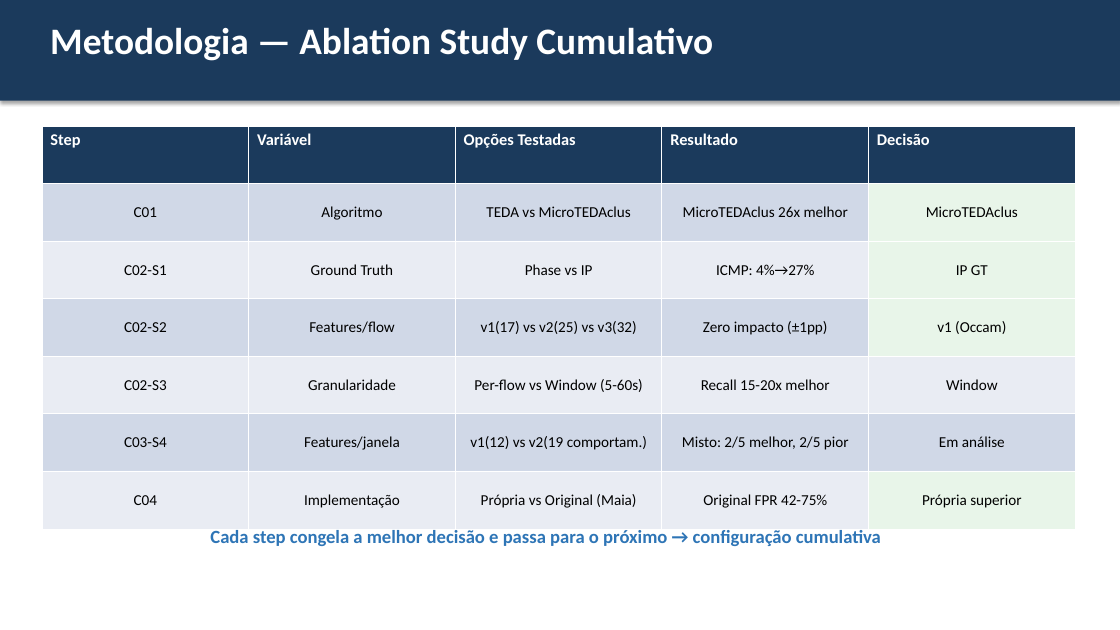
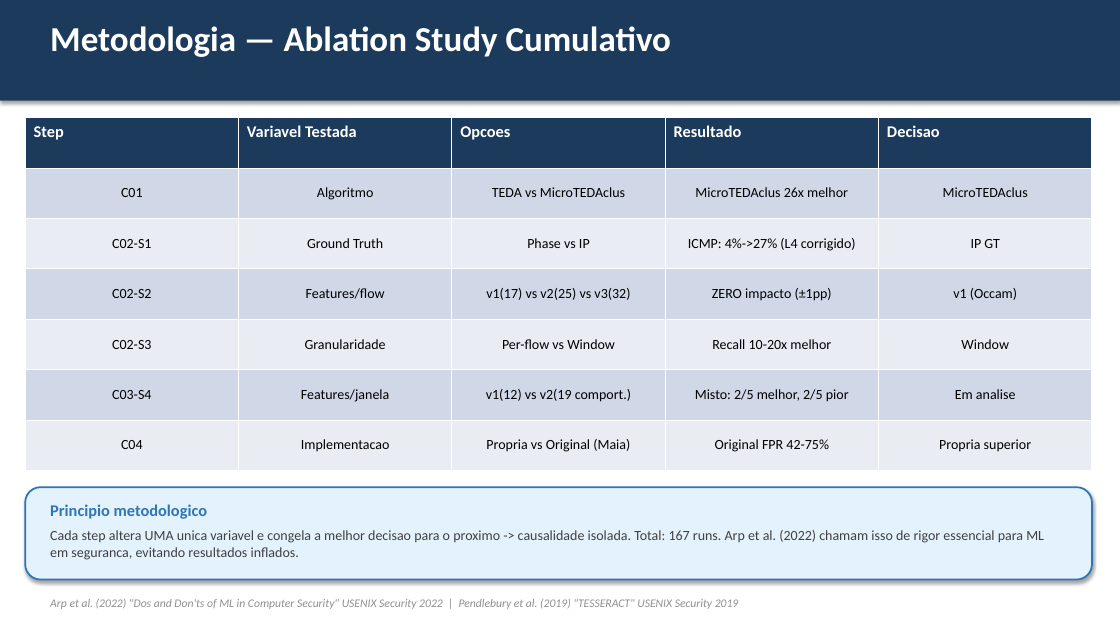
Before and after one commit to agvicente/final-project, a slide deck: slide 7 of docs/meeting/2026-03-19-advisor-meeting.pptx (slide 4 before the commit). Drawn at 1120x630 pixels with LibreOffice and Linux fonts; fonts in the diff are those of the drawing. Boxes give left, top, right and bottom in pixels: in the first picture for what was removed or moved away, otherwise in the second. Text is boxed around its words. In the diff, an @@ line names an element or a change of style, - is before the commit and + after.

```diff
--- a/docs/meeting/2026-03-19-advisor-meeting.pptx
+++ b/docs/meeting/2026-03-19-advisor-meeting.pptx
@@ text "Metodologia — Ablation Study Cumulativo" at (x1=50, y1=26, x2=672, y2=57): size 32 to 30 pt @@
@@ table at (x1=25, y1=118, x2=1092, y2=471) @@
-row 1: Step | Variável | Opções Testadas | Resultado | Decisão
+row 1: Step | Variavel Testada | Opcoes | Resultado | Decisao
-row 3, column 4: ICMP: 4%→27%
+row 3, column 4: ICMP: 4%->27% (L4 corrigido)
-row 4, column 4: Zero impacto (±1pp)
+row 4, column 4: ZERO impacto (±1pp)
-row 5, column 3: Per-flow vs Window (5-60s)
+row 5, column 3: Per-flow vs Window
-row 5, column 4: Recall 15-20x melhor
+row 5, column 4: Recall 10-20x melhor
-row 6, column 3: v1(12) vs v2(19 comportam.)
+row 6, column 3: v1(12) vs v2(19 comport.)
-row 6, column 5: Em análise
+row 6, column 5: Em analise
-row 7: C04 | Implementação | Própria vs Original (Maia) | Original FPR 42-75% | Própria superior
+row 7: C04 | Implementacao | Propria vs Original (Maia) | Original FPR 42-75% | Propria superior
@@ fill #E8F5E9 to #D0D8E8 in 2 cells @@
@@ fill #E8F5E9 to #E9EDF4 in 2 cells @@
@@ size 13 to 12 pt in "C01", "Algoritmo", "TEDA vs MicroTEDAclus", "MicroTEDAclus 26x melhor" and 17 more places @@
@@ table resized from (x1=42, y1=126, x2=1075, y2=529) to (x1=25, y1=118, x2=1092, y2=471) @@
@@ rounded rectangle added at (x1=25, y1=487, x2=1092, y2=580), fill #E3F2FD, outline #2E75B6 1.5 pt @@
@@ text at (x1=50, y1=504, x2=1044, y2=560): text changed; size 16 to 12 pt; text colour #2E75B6 to #404040; bold off @@
-Cada step congela a melhor decisão e passa para o próximo → configuração cumulativa
+Principio metodologico
+Cada step altera UMA unica variavel e congela a melhor decisao para o proximo -> causalidade isolada. Total: 167 runs. Arp et al. (2022) chamam isso de rigor essencial para ML em seguranca, evitando resultados inflados.
@@ text added at (x1=50, y1=599, x2=739, y2=609), 10 pt, text #909090, italic @@
+Arp et al. (2022) "Dos and Don'ts of ML in Computer Security" USENIX Security 2022 | Pendlebury et al. (2019) "TESSERACT" USENIX Security 2019
```
Also in this commit, not shown: 6 other slides changed, 15 slides added, 7 slides removed, 7 other files.
